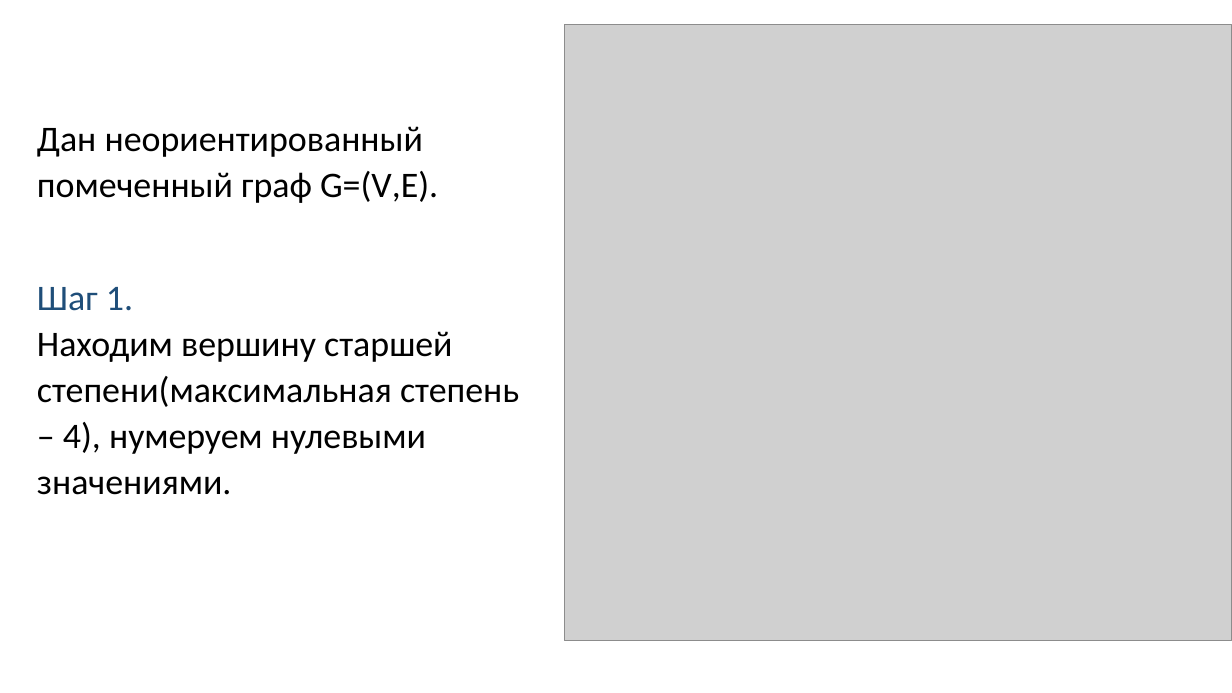
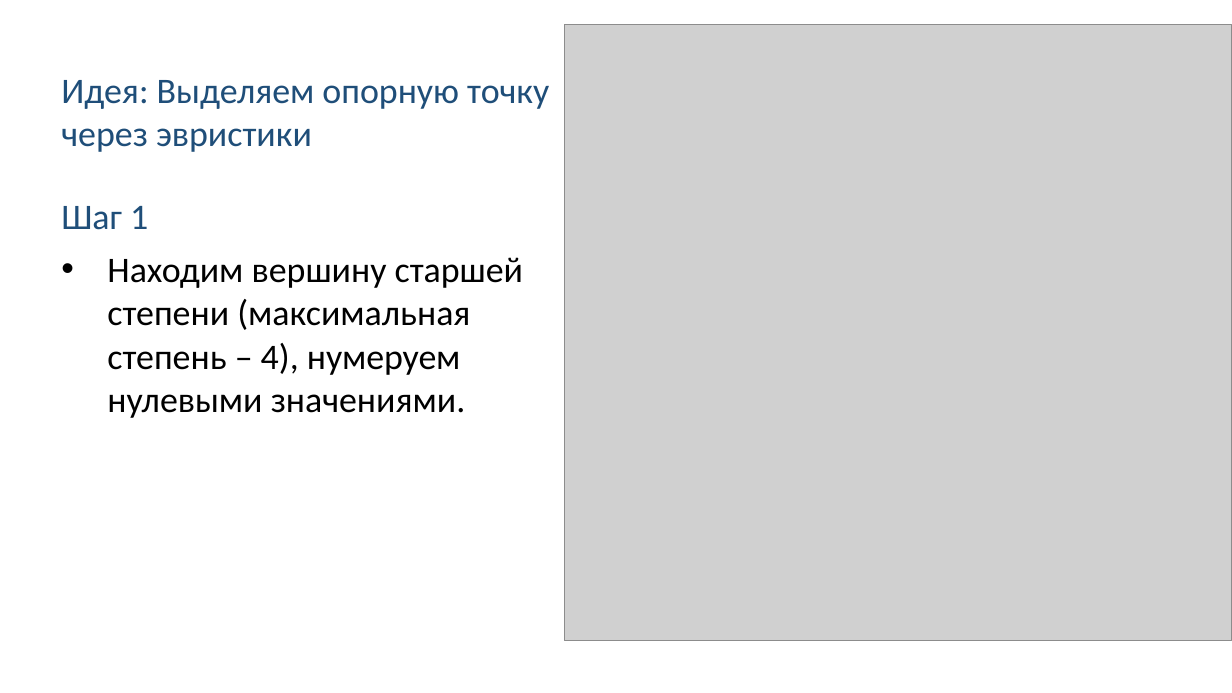
Before and after one commit to Linserous/NumericalGridGeneration, a slide deck: slide 20 of docs/Презентация v0.8.1.pptx. Drawn at 1232x693 pixels with LibreOffice and Linux fonts; fonts in the diff are those of the drawing; grey boxes stand for pictures. Boxes give left, top, right and bottom in pixels: in the first picture for what was removed or moved away, otherwise in the second. Text is boxed around its words. In the diff, an @@ line names an element or a change of style, - is before the commit and + after.

```diff
--- a/docs/Презентация v0.8.1.pptx
+++ b/docs/Презентация v0.8.1.pptx
@@ text added at box(61, 80, 549, 152), 28 pt, text #1F4E79 @@
+Идея: Выделяем опорную точку
+через эвристики
@@ text at box(61, 206, 524, 418): text changed @@
-Дан неориентированный помеченный граф G=(V,E).
-Шаг 1.
-Находим вершину старшей степени(максимальная степень – 4), нумеруем нулевыми значениями.
+Шаг 1
+• Находим вершину старшей степени (максимальная степень – 4), нумеруем нулевыми значениями.
```
Also in this commit, not shown: 10 other slides changed, 1 slide added.
